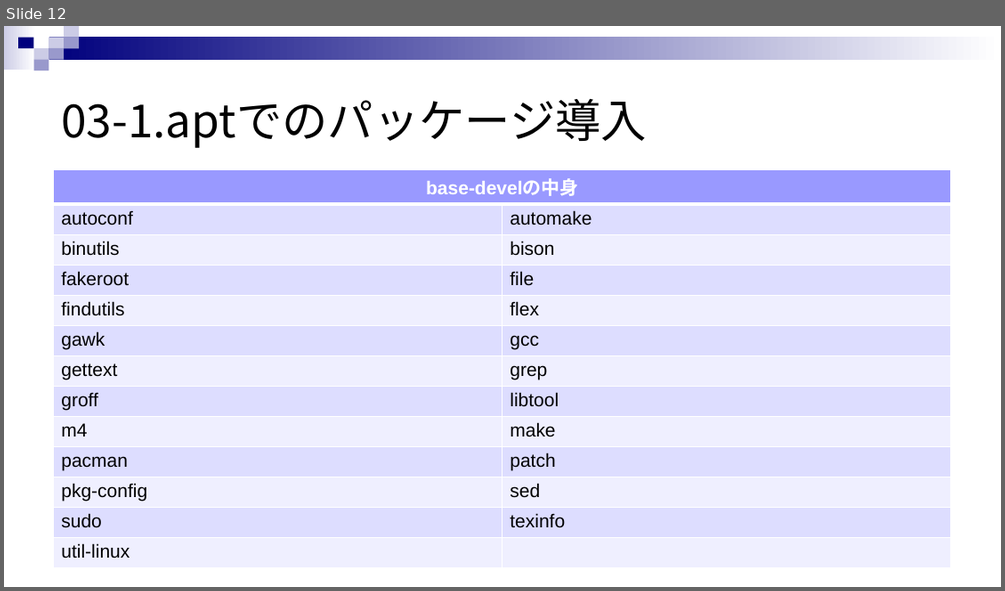
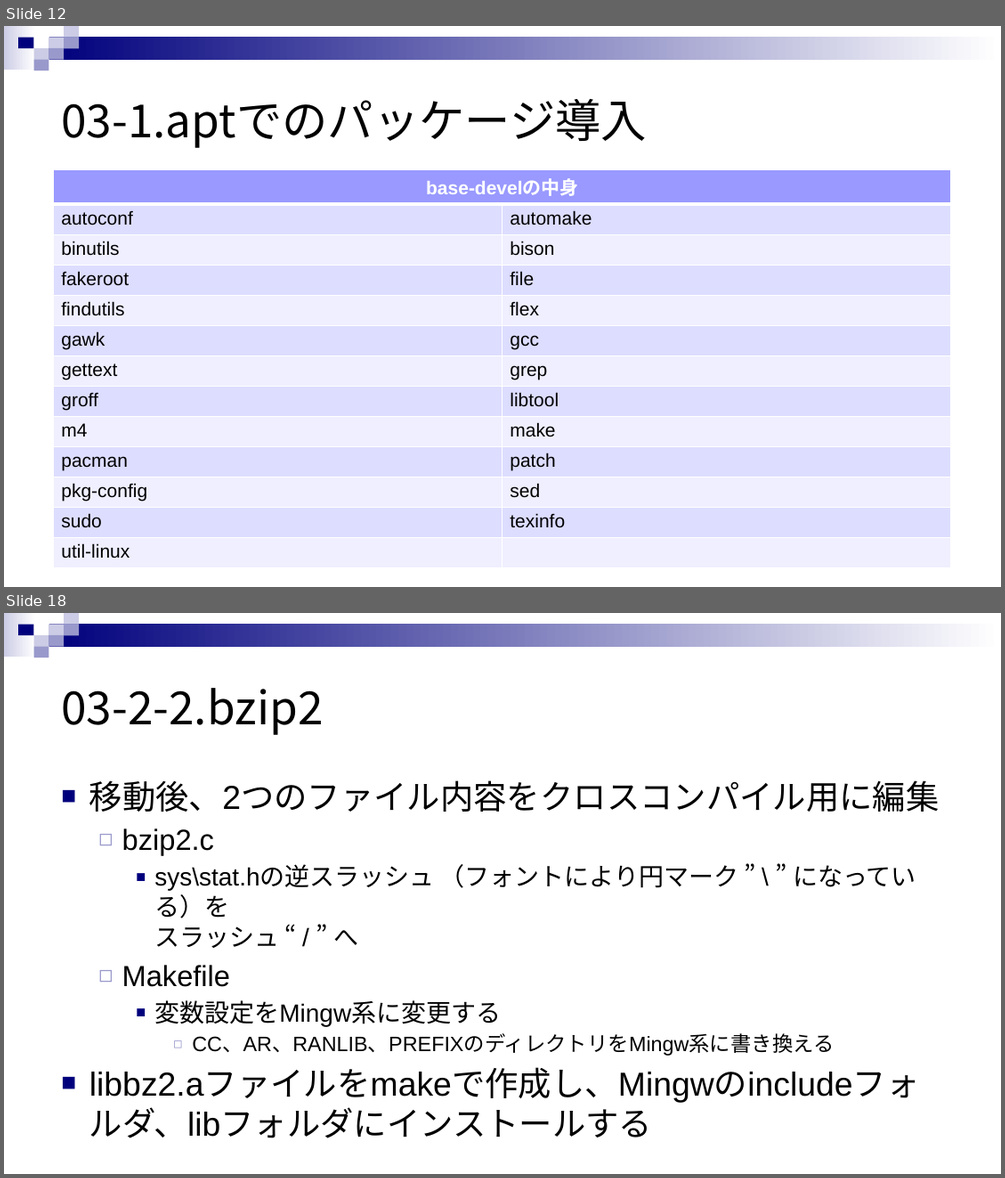
Before and after one commit to rensuke/SIMUonWSL, a slide deck: RE_SIMU_ON_WSL.pptx. Shown one above the other, each under a label of ours: slide 12 before the commit, slides 12 and 18 after it; the slides between them are not shown. The pictures are 1005x591 and 1005x1178 pixels, drawn with LibreOffice and Linux fonts; fonts in the diff are those of the drawing. Boxes give left, top, right and bottom in pixels: in the first picture for what was removed or moved away, otherwise in the second. Text is boxed around its words. In the diff, an @@ line names an element or a change of style, - is before the commit and + after.

Commit message:
スライド追記（bzip2途中まで）、zlibのワード側表記修正

```diff
--- a/RE_SIMU_ON_WSL.pptx
+++ b/RE_SIMU_ON_WSL.pptx
@@ slide 18 added at (4, 613, 1001, 1174), background #FFFFFF; not listed: 9 template elements that a slide beside it also shows @@
@@ title added at (61, 688, 323, 735), 44 pt, text #000000 @@
+03-2-2.bzip2
@@ text added at (89, 780, 939, 1138), 32 pt, text #000000 @@
+■ 移動後、2つのファイル内容をクロスコンパイル用に編集
+  ◻ bzip2.c
+    ■ sys\stat.hの逆スラッシュ （フォントにより円マーク ” \ ” になっている）を
+      スラッシュ “ / ” へ
+  ◻ Makefile
+    ■ 変数設定をMingw系に変更する
+      ◻ CC、AR、RANLIB、PREFIXのディレクトリをMingw系に書き換える
+■ libbz2.aファイルをmakeで作成し、Mingwのincludeフォルダ、libフォルダにインストールする
```
Also in this commit, not shown: 3 slides changed, 3 other slides added, 1 slide removed, 1 other file.
